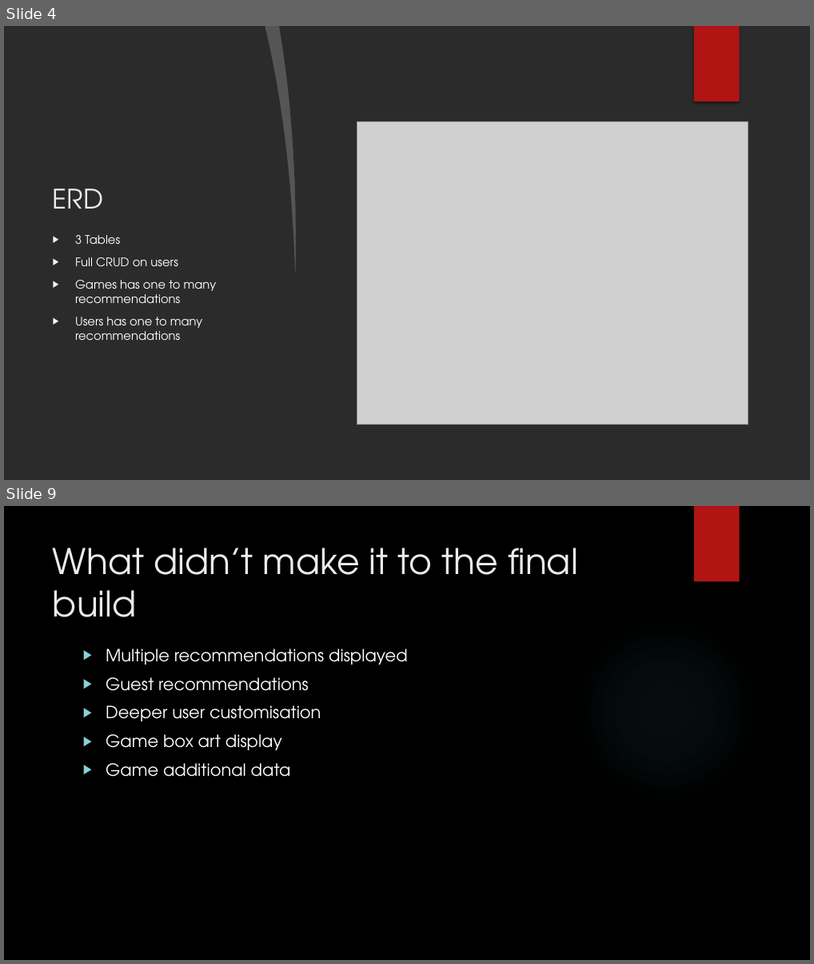
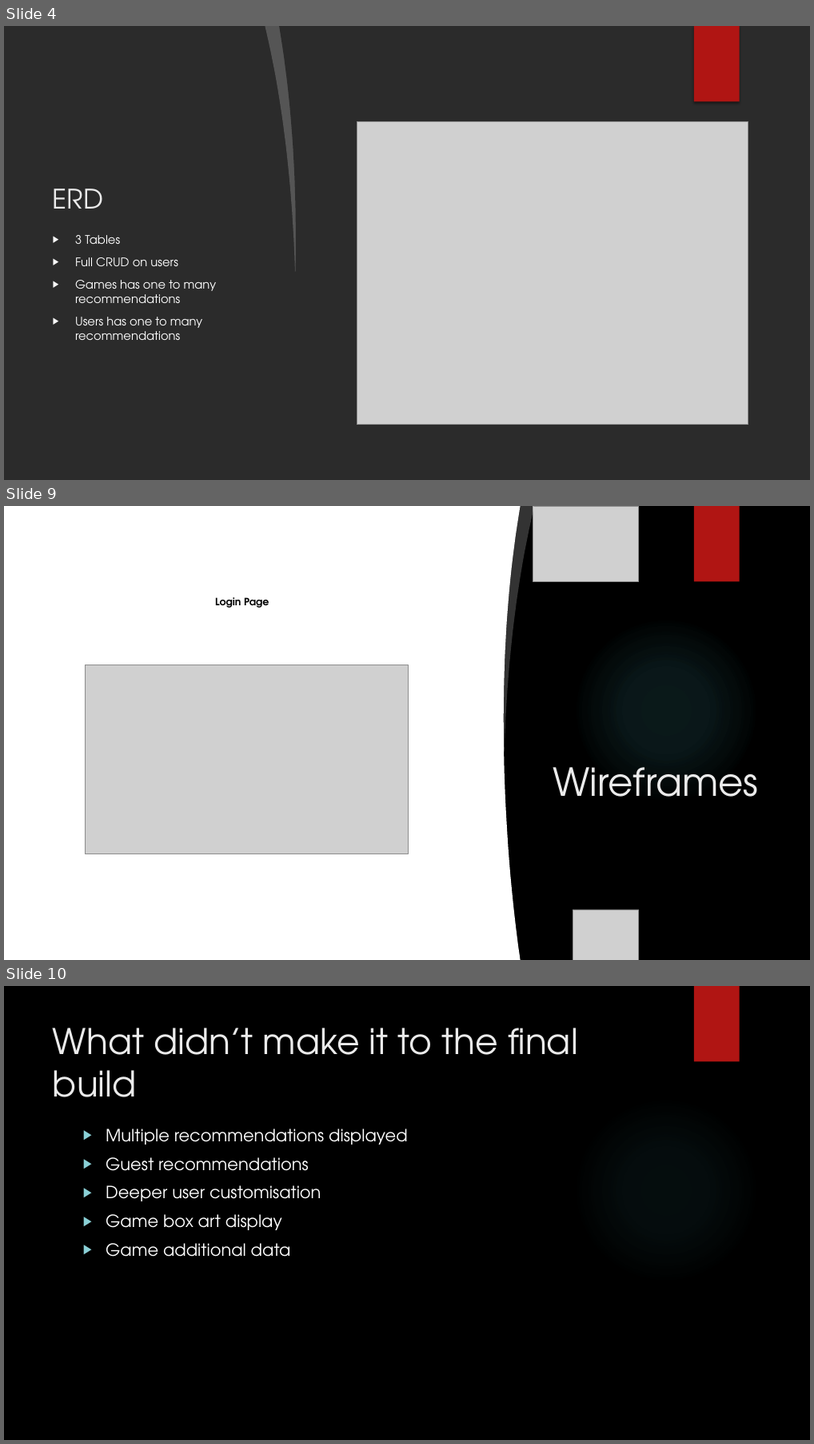
Before and after one commit to EkowTheGreat/QACstuff, a slide deck: SoloProj/Presentation.pptx. Shown one above the other, each under a label of ours: slides 4 and 9 before the commit, slides 4, 9 and 10 after it; the slides between them are not shown. The pictures are 814x964 and 814x1444 pixels, drawn with LibreOffice and Linux fonts; fonts in the diff are those of the drawing; grey boxes stand for pictures; background and template pictures are left out; a plain dark background stands for a picture behind light text. Boxes give left, top, right and bottom in pixels: in the first picture for what was removed or moved away, otherwise in the second. Text is boxed around its words. In the diff, an @@ line names an element or a change of style, - is before the commit and + after.

```diff
--- a/SoloProj/Presentation.pptx
+++ b/SoloProj/Presentation.pptx
@@ slide 9 added at (4,506,810,960), background picture (left out); not listed: 1 template element that a slide beside it also shows @@
@@ freeform shape added at (4,506,521,960), fill #FFFFFF @@
@@ freeform shape added at (498,506,534,752), fill #FFFFFF at 20% opacity @@
@@ picture added at (534,506,639,582) @@
@@ rectangle added at (694,506,740,582), fill #B01513 @@
@@ text added at (215,597,269,608), 12 pt, text #000000, bold @@
+Login Page
@@ ellipse added at (574,616,759,803), fill gradient #50B9C1 @@
@@ picture added at (85,665,408,854) @@
@@ picture added at (4,683,270,960) @@
@@ picture added at (4,697,105,854) @@
@@ title added at (553,767,758,796), 46 pt, text #EBEBEB @@
+Wireframes
@@ picture added at (574,909,639,960) @@
@@ what was slide 9 is now slide 10 @@
```
Also in this commit, not shown: 5 slides changed, 2 other slides added, 1 slide removed.
